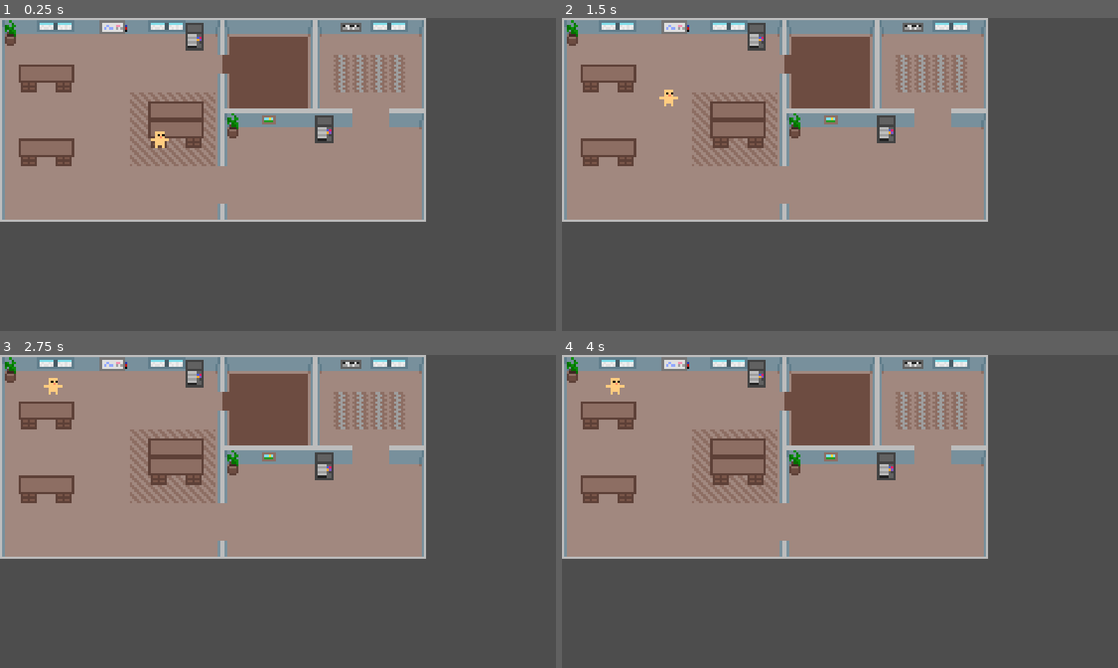
Above: before the commit, frames 1-4 (two rows, left to right).
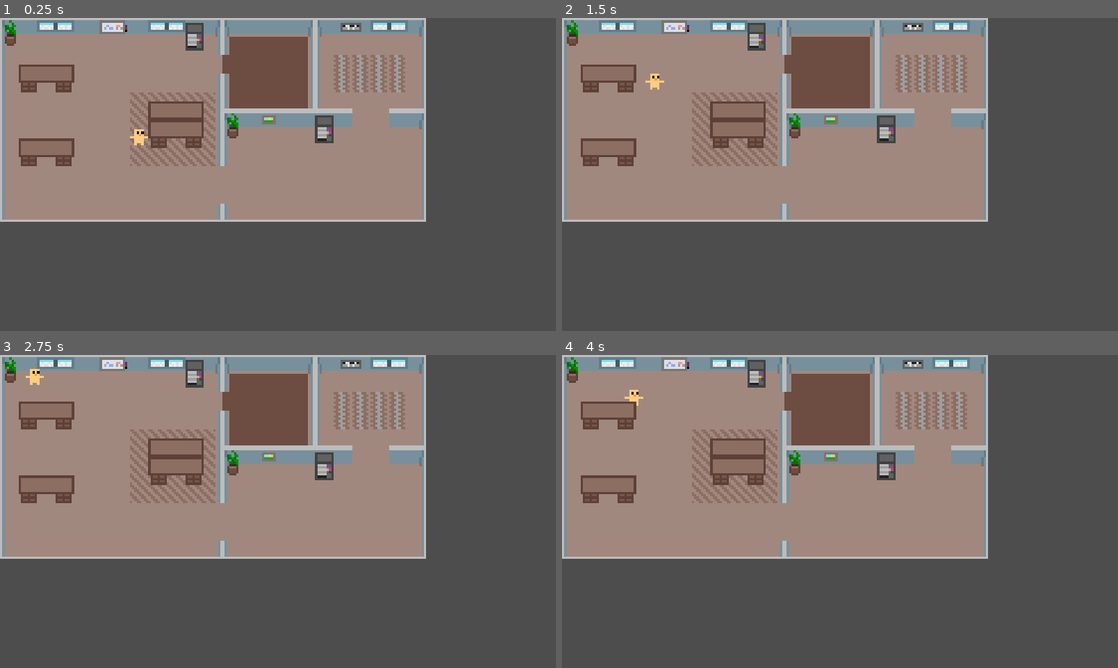
Above: after the commit, the same moments.

Repository: einord/agent-office
Game: Godot game, scene res://scenes/game.tscn
Two runs of this game, one before a commit and one after it. Both use one fixed random seed, a clock stepped at 60 frames per second and the inputs below.
Inputs:
- Up to frame 1 (0.25 s): no input
- Up to frame 2 (1.5 s): no input
- Up to frame 3 (2.75 s): no input
- Up to frame 4 (4 s): tap Enter at 3.5 s

The runs differ from the first frame. In frame 1, 0.2% of the frame differs, in the area x 23-31%, y 35-42%; in frame 2, 0.2%; in frame 3, 0.2%; in frame 4, 0.2%.

Commit message:
fix: update agent and tilemap scene structure for improved hierarchy and navigation

Diff:
--- a/gui/agent-office/scenes/game.tscn
+++ b/gui/agent-office/scenes/game.tscn
@@ -8,9 +8,8 @@
 
 [node name="Tilemap" parent="." unique_id=984404399 instance=ExtResource("1_uwrxv")]
 
-[node name="Agents" type="Node2D" parent="." unique_id=98210221]
-z_as_relative = false
+[node name="Agents" type="Node2D" parent="Tilemap" unique_id=255486486]
 y_sort_enabled = true
 
-[node name="Agent" parent="Agents" unique_id=1212106709 instance=ExtResource("2_yqjtg")]
-position = Vector2(71, 52)
+[node name="Agent" parent="Tilemap/Agents" unique_id=1212106709 instance=ExtResource("2_yqjtg")]
+position = Vector2(64, 59)
--- a/gui/agent-office/scenes/tilemap.tscn
+++ b/gui/agent-office/scenes/tilemap.tscn
@@ -13,6 +13,7 @@
 texture_filter = 1
 
 [node name="NavigationRegion2D" type="NavigationRegion2D" parent="." unique_id=1540231702]
+y_sort_enabled = true
 navigation_polygon = SubResource("NavigationPolygon_55lsm")
 
 [node name="Objects" type="TileMapLayer" parent="NavigationRegion2D" unique_id=152478153]
